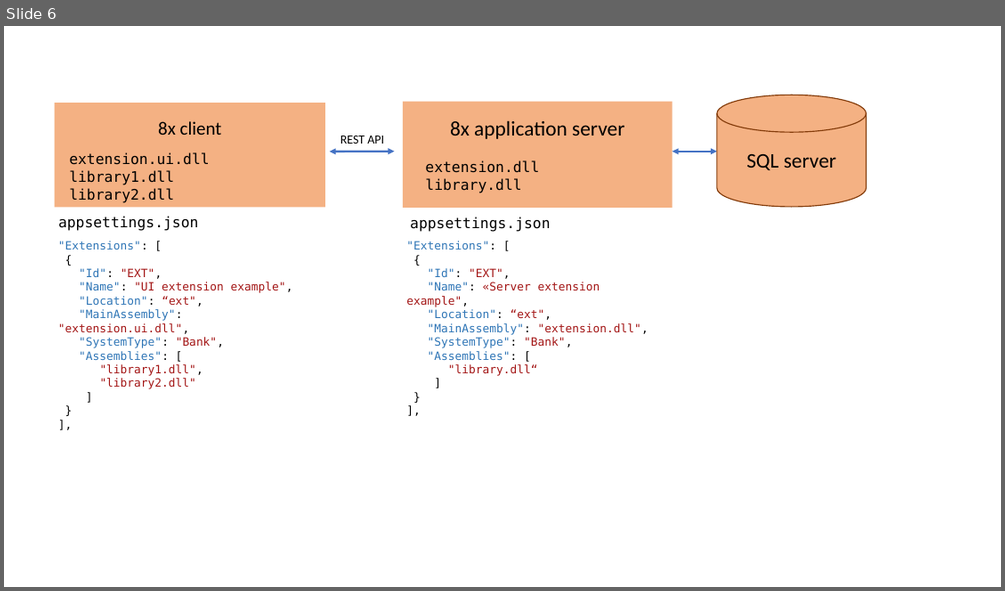
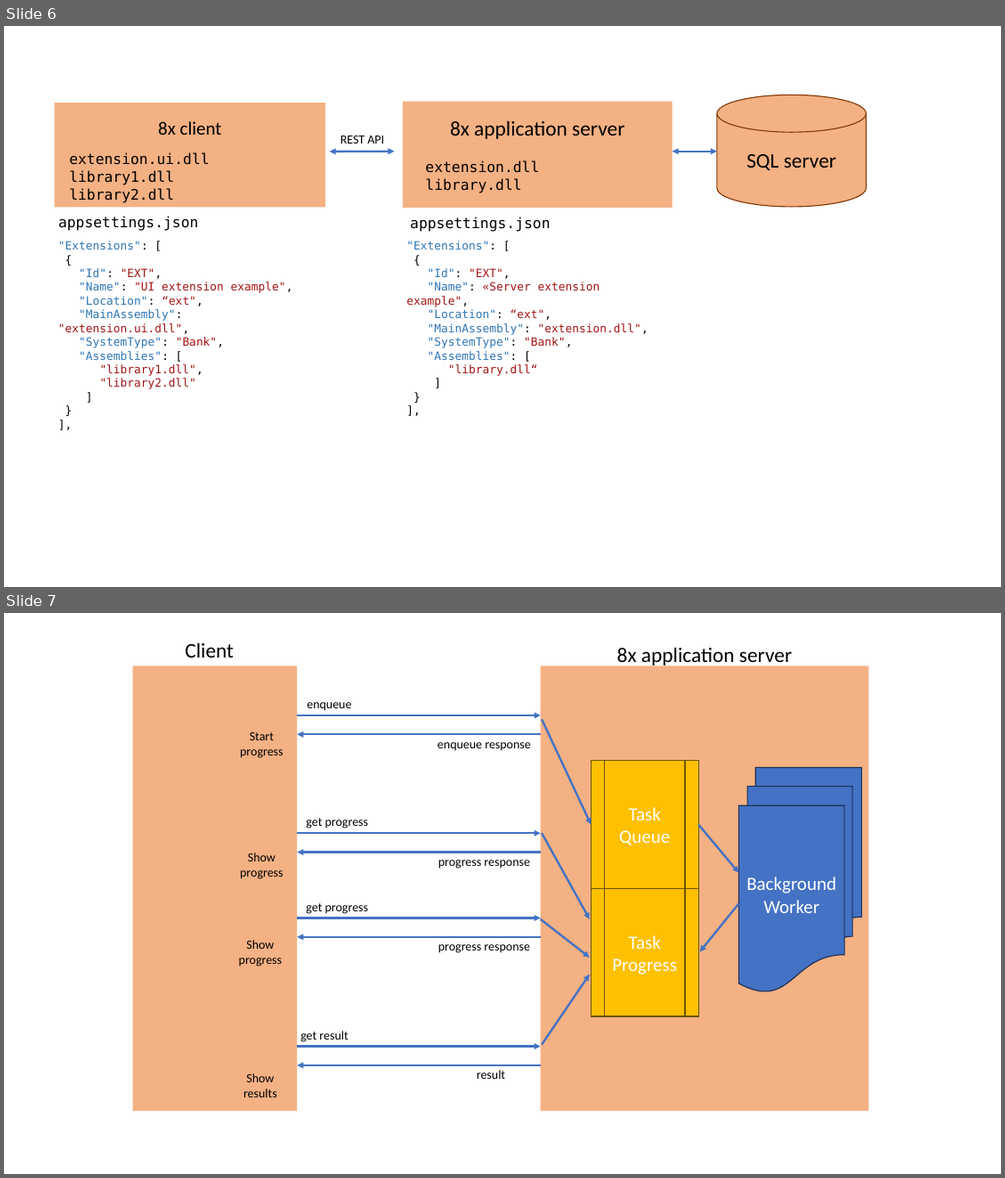
Before and after one commit to asya-yesayann/as8x-docs, a slide deck: src/images/8x architecture.pptx. Shown one above the other, each under a label of ours: slide 6 before the commit, slides 6 and 7 after it. The pictures are 1005x591 and 1005x1178 pixels, drawn with LibreOffice and Linux fonts; fonts in the diff are those of the drawing. Boxes give left, top, right and bottom in pixels: in the first picture for what was removed or moved away, otherwise in the second. Text is boxed around its words. In the diff, an @@ line names an element or a change of style, - is before the commit and + after.

```diff
--- a/src/images/8x architecture.pptx
+++ b/src/images/8x architecture.pptx
@@ slide 7 added at bbox=[4, 613, 1001, 1174], background #FFFFFF @@
@@ group added at bbox=[133, 642, 868, 1111]: 14 texts, 14 arrows, 2 rectangles, 2 flow chart predefined processes, 1 flow chart multidocument @@
+Client
+enqueue
+enqueue response
+get progress
+progress response
+get result
+result
+get progress
+progress response
+8x application server
+Task
+Queue
+Task
+Progress
+Background
+Worker
+Start
+progress
+Show
+progress
+Show
+progress
+Show
+results
```
Also in this commit, not shown: 5 other files.
